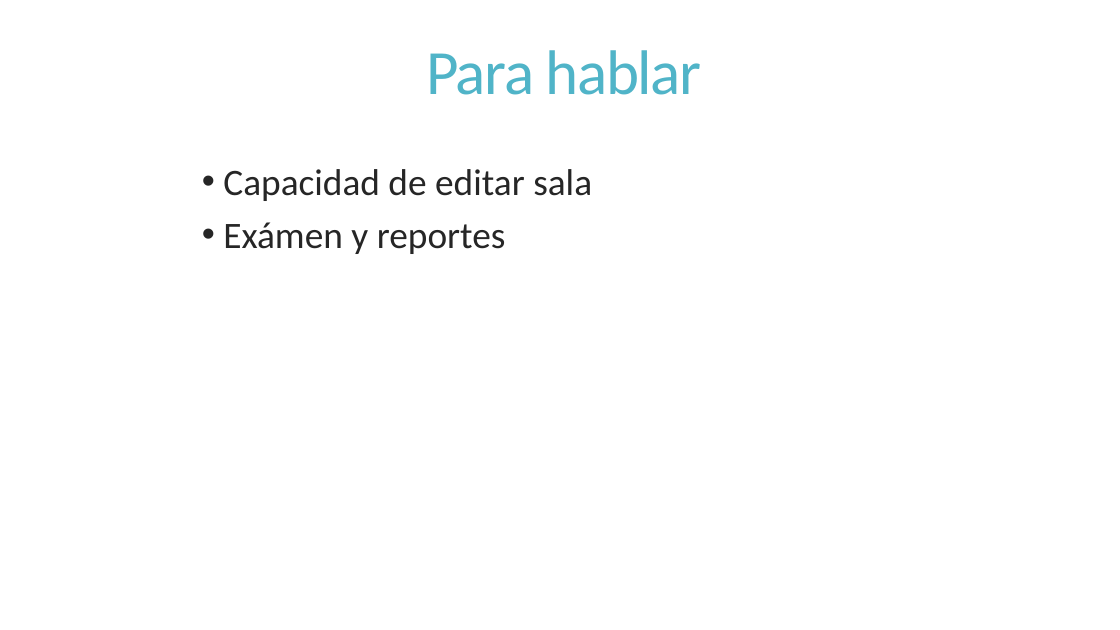
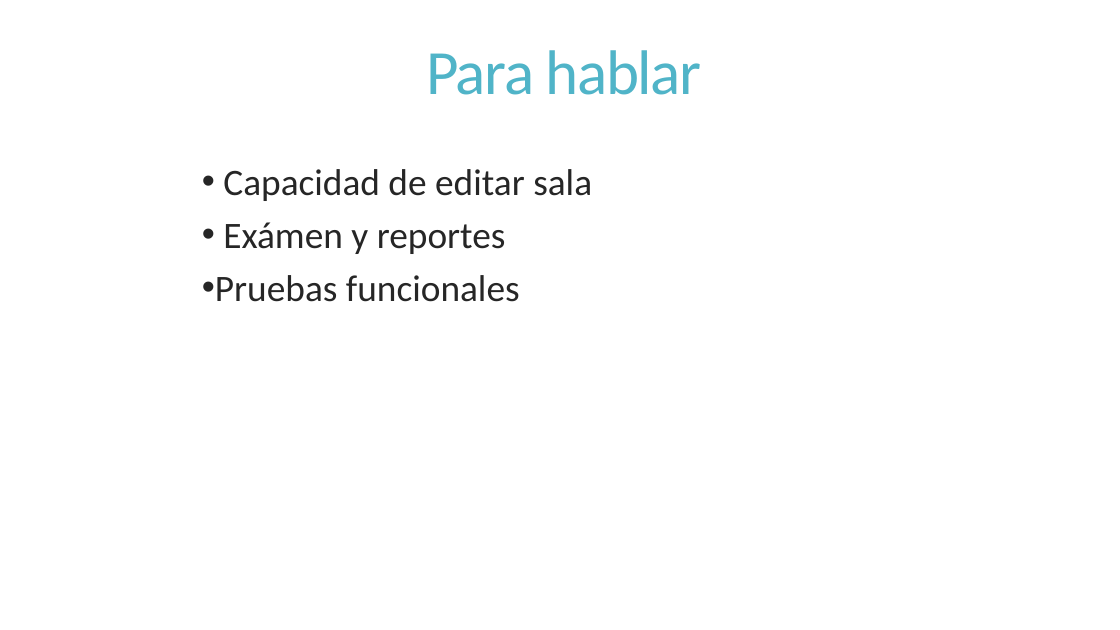
Before and after one commit to dschenkelman/a-malazan-wolvering, a slide deck: slide 16 of docs/Reuniones/Sprint 4/Informe de Avance/2013-10-28-InformedeAvance.pptx. Drawn at 1120x630 pixels with LibreOffice and Linux fonts; fonts in the diff are those of the drawing. Boxes give left, top, right and bottom in pixels: in the first picture for what was removed or moved away, otherwise in the second. Text is boxed around its words. In the diff, an @@ line names an element or a change of style, - is before the commit and + after.

```diff
--- a/docs/Reuniones/Sprint 4/Informe de Avance/2013-10-28-InformedeAvance.pptx
+++ b/docs/Reuniones/Sprint 4/Informe de Avance/2013-10-28-InformedeAvance.pptx
@@ text at (215, 275, 520, 302): paragraph added @@
+• Pruebas funcionales
```
Also in this commit, not shown: 3 other files.
